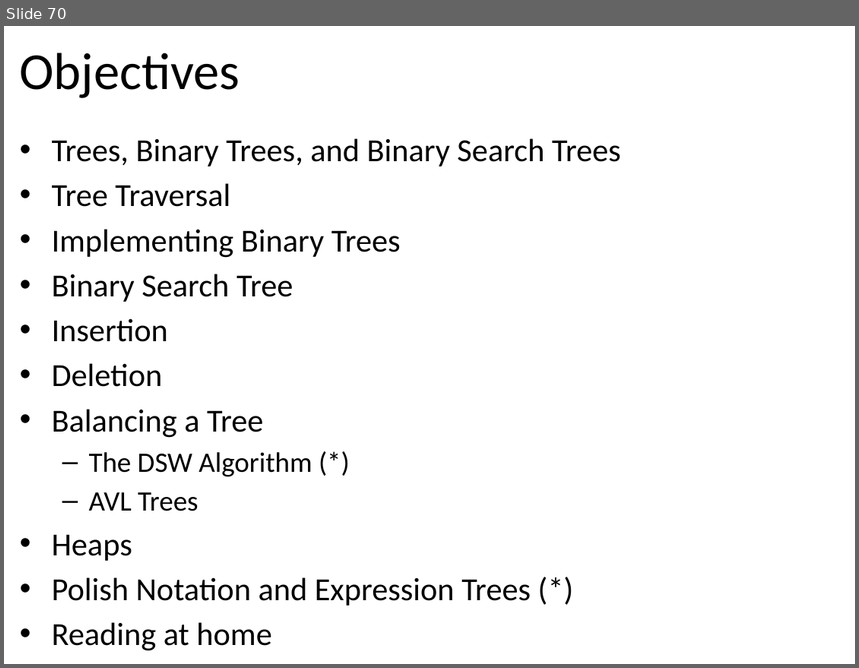
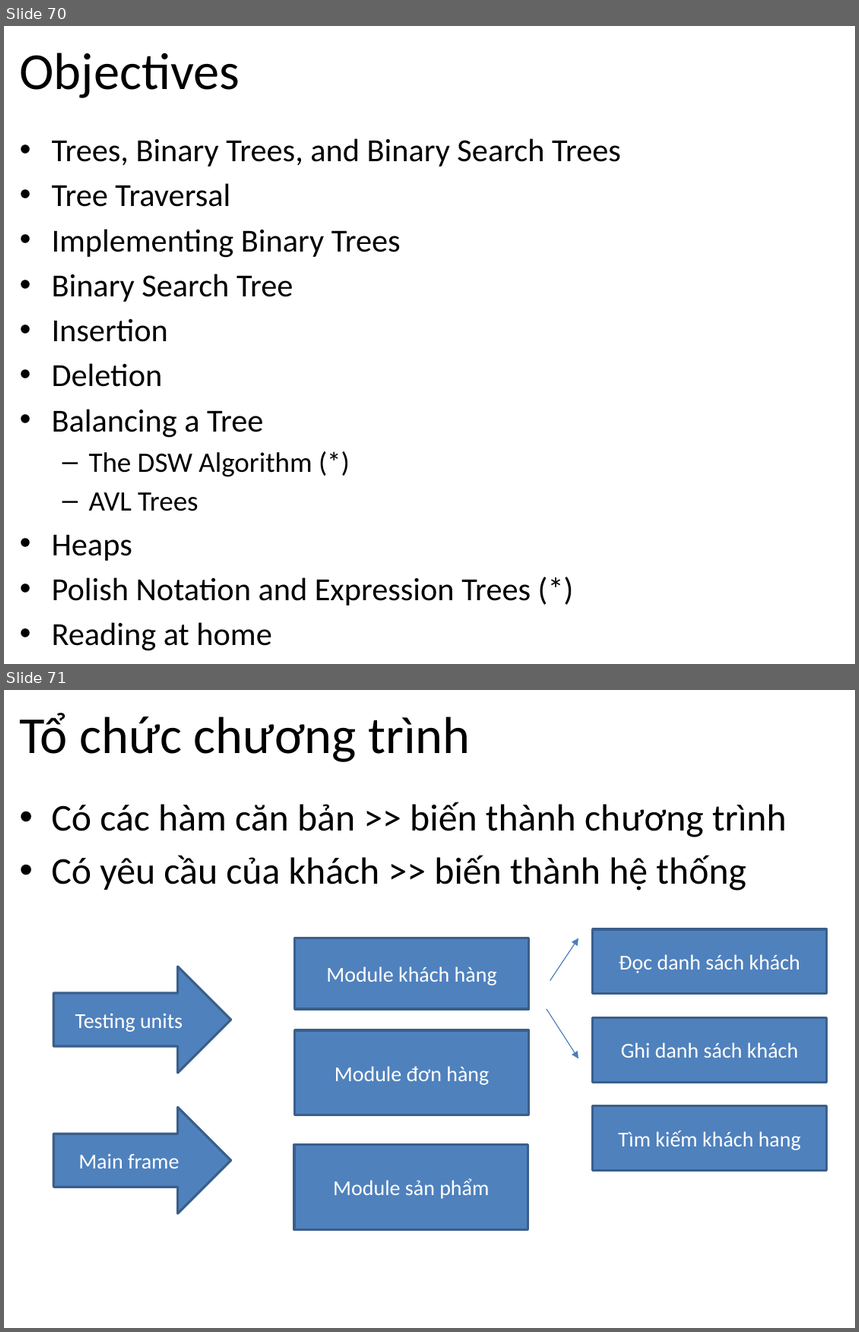
Before and after one commit to tutrunghieu/dsa-2017-java-tutorial, a slide deck: dsa2017-java-online/handouts/data-day05/Lecture 07 - Chapter 06 - Binary Trees - Day 2.pptx. Shown one above the other, each under a label of ours: slide 70 before the commit, slides 70 and 71 after it. The pictures are 859x668 and 859x1332 pixels, drawn with LibreOffice and Linux fonts; fonts in the diff are those of the drawing; background and template pictures are left out. Boxes give left, top, right and bottom in pixels: in the first picture for what was removed or moved away, otherwise in the second. Text is boxed around its words. In the diff, an @@ line names an element or a change of style, - is before the commit and + after.

Commit message:
Adding lecture

```diff
--- a/dsa2017-java-online/handouts/data-day05/Lecture 07 - Chapter 06 - Binary Trees - Day 2.pptx
+++ b/dsa2017-java-online/handouts/data-day05/Lecture 07 - Chapter 06 - Binary Trees - Day 2.pptx
@@ slide 71 added at (x1=4, y1=690, x2=855, y2=1328), background picture (left out) @@
@@ title added at (x1=19, y1=713, x2=470, y2=762), 44 pt, text #000000 @@
+Tổ chức chương trình
@@ text added at (x1=51, y1=802, x2=787, y2=891), 32 pt, text #000000 @@
+• Có các hàm căn bản >> biến thành chương trình
+• Có yêu cầu của khách >> biến thành hệ thống
@@ rectangle added at (x1=295, y1=939, x2=529, y2=1009), fill #4F81BD, outline #3A5F8C 2 pt, 18 pt, text #FFFFFF @@
+Module khách hàng
@@ arrow added from (550, 981) to (579, 939), #4B7EBC 0.75 pt @@
@@ rectangle added at (x1=593, y1=929, x2=827, y2=994), fill #4F81BD, outline #3A5F8C 2 pt, 18 pt, text #FFFFFF @@
+Đọc danh sách khách
@@ right arrow added at (x1=53, y1=967, x2=230, y2=1073), fill #4F81BD, outline #3A5F8C 2 pt, 18 pt, text #FFFFFF @@
+Testing units
@@ rectangle added at (x1=295, y1=1030, x2=529, y2=1116), fill #4F81BD, outline #3A5F8C 2 pt, 18 pt, text #FFFFFF @@
+Module đơn hàng
@@ arrow added from (547, 1009) to (579, 1059), #4B7EBC 0.75 pt @@
@@ rectangle added at (x1=593, y1=1018, x2=827, y2=1082), fill #4F81BD, outline #3A5F8C 2 pt, 18 pt, text #FFFFFF @@
+Ghi danh sách khách
@@ right arrow added at (x1=53, y1=1107, x2=230, y2=1214), fill #4F81BD, outline #3A5F8C 2 pt, 18 pt, text #FFFFFF @@
+Main frame
@@ rectangle added at (x1=593, y1=1106, x2=827, y2=1171), fill #4F81BD, outline #3A5F8C 2 pt, 18 pt, text #FFFFFF @@
+Tìm kiếm khách hang
@@ rectangle added at (x1=294, y1=1145, x2=528, y2=1230), fill #4F81BD, outline #3A5F8C 2 pt, 18 pt, text #FFFFFF @@
+Module sản phẩm
```
